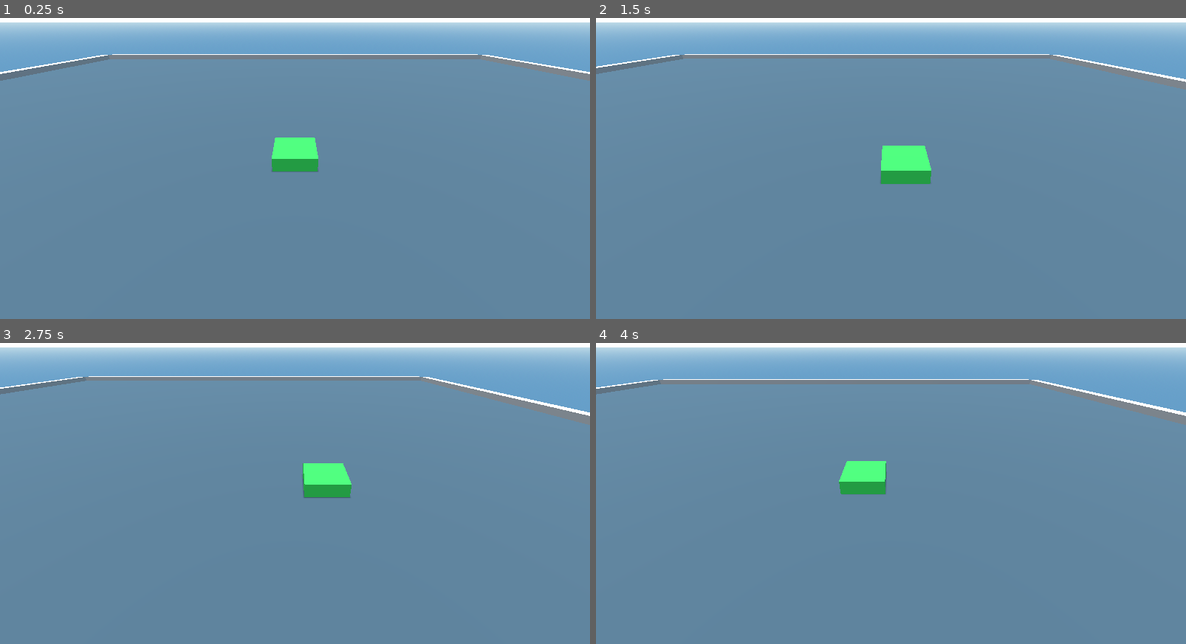
Above: before the commit, frames 1-4 (two rows, left to right).
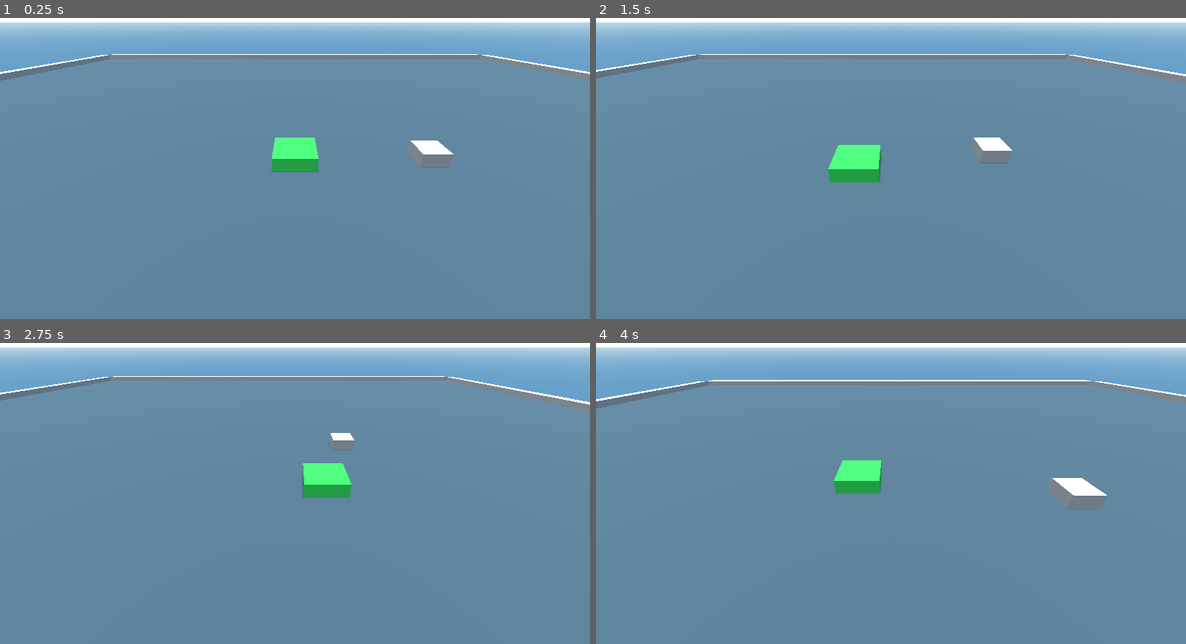
Above: after the commit, the same moments.

Repository: Althories/objcourseremake
Game: Godot game, scene res://Scenes/main.tscn
The game is run twice, just before and just after one commit, with the same random seed, the same clock (stepped at 60 frames per second) and the same inputs. The project has no main scene, so this scene is started directly.
Inputs:
- Up to frame 1 (0.25 s): no input
- Up to frame 2 (1.5 s): tap Enter at 0.5 s; hold D (move_right) 0.53-1.28 s; hold S (move_down) from 1.28 s (still down)
- Up to frame 3 (2.75 s): release S (move_down) at 2.03 s; hold D (move_right) from 2.03 s (still down)
- Up to frame 4 (4 s): release D (move_right) at 2.78 s; hold W (move_up) 2.78-3.53 s; hold A (move_left) from 3.53 s (still down)

The runs differ from the first frame. In frame 1, 0.6% of the frame differs, in the area x 68-77%, y 40-50%; in frame 2, 3.9%; in frame 3, 2.3%; in frame 4, 4.2%, in the area x 0-100%, y 12-56%.

Commit message:
added obstacle
- obstacle has code!
- that will reset the player position on contact

Diff:
--- /dev/null
+++ b/Scenes/Assets/obstacle.tscn
@@ -0,0 +1,16 @@
+[gd_scene load_steps=4 format=3 uid="uid://btiewdhg87xca"]
+
+[ext_resource type="Script" uid="uid://x2moxvjvpyop" path="res://Scripts/obstacle.gd" id="1_wvtup"]
+
+[sub_resource type="BoxShape3D" id="BoxShape3D_8o5tm"]
+
+[sub_resource type="BoxMesh" id="BoxMesh_wvtup"]
+
+[node name="Obstacle" type="Area3D"]
+script = ExtResource("1_wvtup")
+
+[node name="ObstacleCollision" type="CollisionShape3D" parent="."]
+shape = SubResource("BoxShape3D_8o5tm")
+
+[node name="ObstacleMesh" type="MeshInstance3D" parent="."]
+mesh = SubResource("BoxMesh_wvtup")
--- a/Scenes/main.tscn
+++ b/Scenes/main.tscn
@@ -1,8 +1,9 @@
-[gd_scene load_steps=15 format=3 uid="uid://bym6y8lmq532b"]
+[gd_scene load_steps=16 format=3 uid="uid://bym6y8lmq532b"]
 
 [ext_resource type="Script" uid="uid://dg7igqr1g1jgf" path="res://Scripts/charac_cam.gd" id="1_bo1nx"]
 [ext_resource type="Script" uid="uid://dq1od00yllol3" path="res://Scripts/character.gd" id="1_jjgbg"]
 [ext_resource type="AudioStream" uid="uid://cwwt8pmi2wek2" path="res://Audio/In The Navy-usQ5_u7myic.mp3" id="3_8gbba"]
+[ext_resource type="PackedScene" uid="uid://btiewdhg87xca" path="res://Scenes/Assets/obstacle.tscn" id="3_jjvhh"]
 
 [sub_resource type="StandardMaterial3D" id="StandardMaterial3D_hew0n"]
 albedo_color = Color(0.1368, 0.72, 0.26316, 1)
@@ -134,6 +135,11 @@
 [node name="CollisionShape3D" type="CollisionShape3D" parent="World/WorldGeometry/Walls/Exterior Walls/ExtWallN"]
 shape = SubResource("BoxShape3D_7u77a")
 
+[node name="Obstacles" type="Node3D" parent="World/WorldGeometry"]
+
+[node name="Obstacle" parent="World/WorldGeometry/Obstacles" instance=ExtResource("3_jjvhh")]
+transform = Transform3D(1, 0, 0, 0, 1, 0, 0, 0, 1, 4.75257, 0, 0)
+
 [node name="Audio" type="Node" parent="."]
 
 [node name="AudioStreamPlayer" type="AudioStreamPlayer" parent="Audio"]
@@ -141,3 +147,5 @@
 volume_db = -15.0
 autoplay = true
 parameters/looping = true
+
+[connection signal="collided" from="World/WorldGeometry/Obstacles/Obstacle" to="Character/CharacterBody3D" method="_on_obstacle_collided"]
--- a/Scripts/character.gd
+++ b/Scripts/character.gd
@@ -26,3 +26,8 @@
 	#Make CamController match position of character
 	#lerp(where we start, where we end, how quickly)
 	$CamController.position = lerp($CamController.position, position, .07)
+
+
+func _on_obstacle_collided() -> void:
+	#reset player position on obstacle collision
+	position = Vector3(0, 0, 0)
--- /dev/null
+++ b/Scripts/obstacle.gd
@@ -0,0 +1,15 @@
+extends Area3D
+
+@onready var character = get_node("%CharacterBody3D")
+
+signal collided
+
+# Called when the node enters the scene tree for the first time.
+func _ready() -> void:
+	pass # Replace with function body.
+
+
+# Called every frame. 'delta' is the elapsed time since the previous frame.
+func _process(delta: float) -> void:
+	if overlaps_body(character):
+		emit_signal("collided")
Not shown, added: Scripts/obstacle.gd.uid
